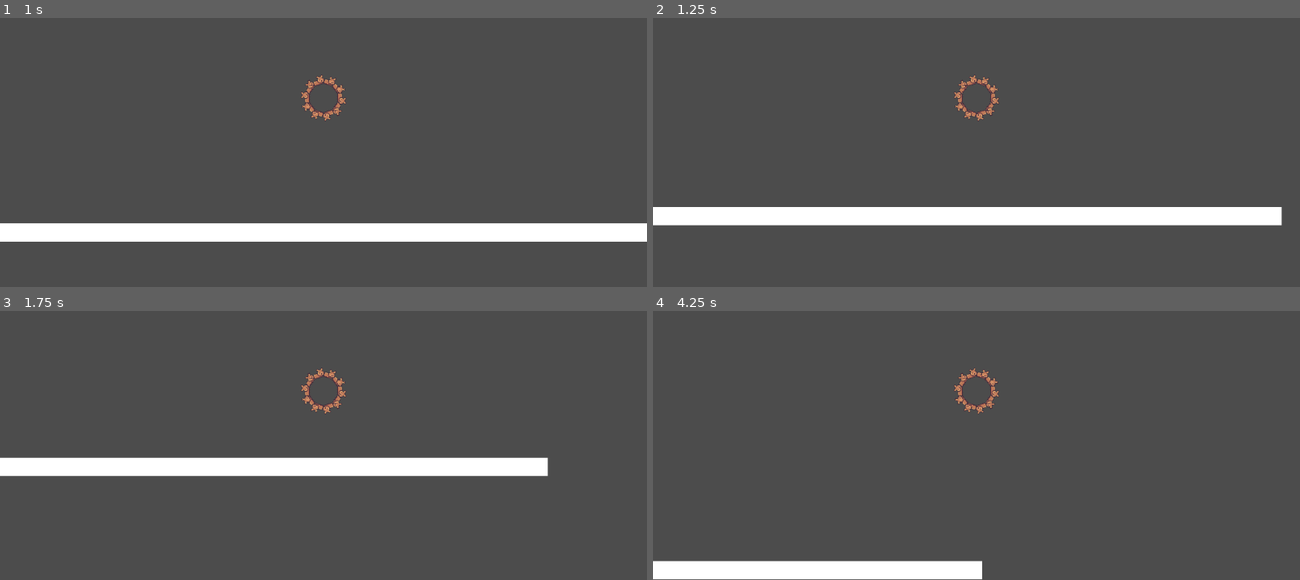
Above: before the commit, frames 1-4 (two rows, left to right).
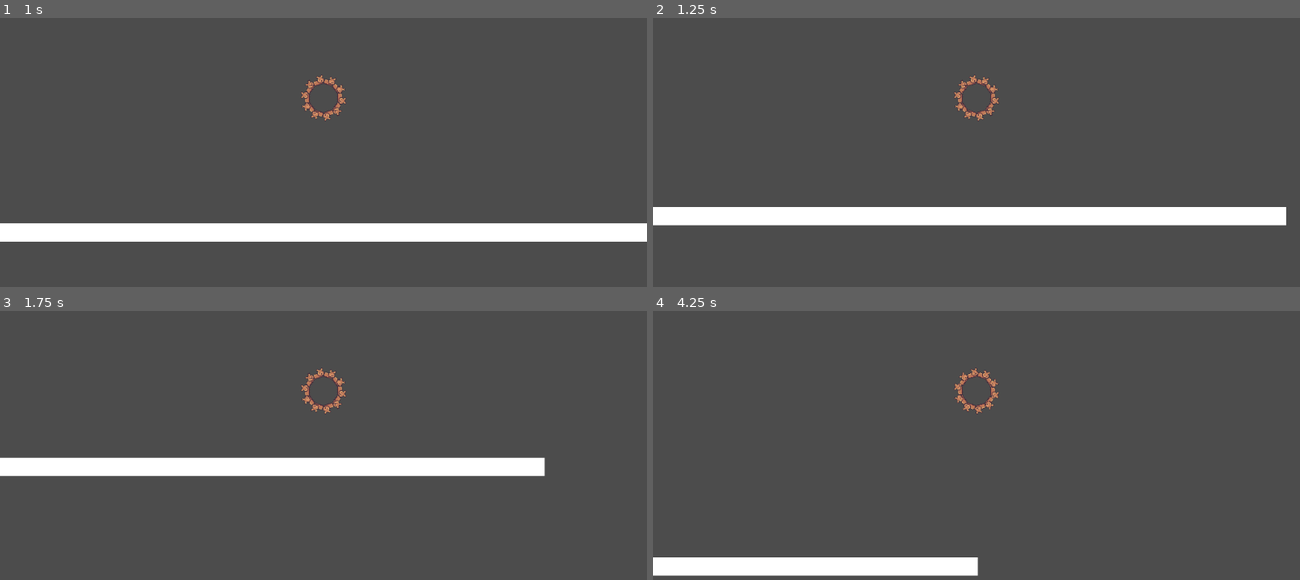
Above: after the commit, the same moments.

Repository: MichaelBelousov/optt-multiplayer-jam
Game: Godot game, scene res://src/test.tscn
The game is run twice, just before and just after one commit, with the same random seed, the same clock (stepped at 60 frames per second) and the same inputs. This scene is started directly instead of the project's main scene.
Inputs:
- Up to frame 1 (1 s): hold D (move_right) from 0.53 s (still down); tap Left (p2_move_left, bound only after the commit) at 0.6 s; tap Right (p2_move_right, bound only after the commit) at 0.8 s
- Up to frame 2 (1.25 s): keep holding D (move_right)
- Up to frame 3 (1.75 s): release D (move_right) at 1.28 s; hold A (move_left) from 1.28 s (still down); tap Right (p2_move_right, bound only after the commit) at 1.35 s; tap Up (p2_move_up, bound only after the commit) at 1.55 s
- Up to frame 4 (4.25 s): release A (move_left) at 2.03 s; hold D (move_right) 2.03-2.78 s; hold Up (p2_move_up, bound only after the commit) 2.03-2.78 s; tap Left (p2_move_left, bound only after the commit) at 2.3, 2.85 s; hold W (move_up) 2.78-3.53 s; tap Right (p2_move_right, bound only after the commit) at 3.05, 3.6 s; hold A (move_left) from 3.53 s (still down); hold Up (p2_move_up, bound only after the commit) from 3.53 s (still down)

Frame 1 is identical in both runs. In frame 2, less than 0.1% of the frame differs, in the area x 97-98%, y 70-78%; in frame 3, less than 0.1%; in frame 4, 2.0%, in the area x 0-54%, y 21-100%.

Commit message:
synchronize input state to master

Diff:
--- a/project.godot
+++ b/project.godot
@@ -60,6 +60,26 @@
 "events": [ Object(InputEventKey,"resource_local_to_scene":false,"resource_name":"","device":0,"alt":false,"shift":false,"control":false,"meta":false,"command":false,"pressed":false,"scancode":0,"physical_scancode":83,"unicode":0,"echo":false,"script":null)
  ]
 }
+p2_move_left={
+"deadzone": 0.5,
+"events": [ Object(InputEventKey,"resource_local_to_scene":false,"resource_name":"","device":0,"alt":false,"shift":false,"control":false,"meta":false,"command":false,"pressed":false,"scancode":0,"physical_scancode":16777231,"unicode":0,"echo":false,"script":null)
+ ]
+}
+p2_move_right={
+"deadzone": 0.5,
+"events": [ Object(InputEventKey,"resource_local_to_scene":false,"resource_name":"","device":0,"alt":false,"shift":false,"control":false,"meta":false,"command":false,"pressed":false,"scancode":0,"physical_scancode":16777233,"unicode":0,"echo":false,"script":null)
+ ]
+}
+p2_move_up={
+"deadzone": 0.51,
+"events": [ Object(InputEventKey,"resource_local_to_scene":false,"resource_name":"","device":0,"alt":false,"shift":false,"control":false,"meta":false,"command":false,"pressed":false,"scancode":0,"physical_scancode":16777232,"unicode":0,"echo":false,"script":null)
+ ]
+}
+p2_move_down={
+"deadzone": 0.5,
+"events": [ Object(InputEventKey,"resource_local_to_scene":false,"resource_name":"","device":0,"alt":false,"shift":false,"control":false,"meta":false,"command":false,"pressed":false,"scancode":0,"physical_scancode":16777234,"unicode":0,"echo":false,"script":null)
+ ]
+}
 
 [physics]
 
--- a/src/hamster_wheel.gd
+++ b/src/hamster_wheel.gd
@@ -7,9 +7,12 @@
 
 export var Hamster: PackedScene
 
+remote var p2_x_input := 0.0
+remote var p2_space_state := false
 
 func _ready() -> void:
-	rpc_config("global_position", MultiplayerAPI.RPC_MODE_REMOTE)
+	rset_config("global_position", MultiplayerAPI.RPC_MODE_MASTERSYNC)
+
 	$RayCast2D.set_as_toplevel(true)
 	for _i in 10:
 		add_hamster()
@@ -35,19 +38,22 @@
 		child.position = Vector2(BASE_RADIUS * (get_child_count() - 3), 0).rotated((child.get_index() - 1.0) / (get_child_count() - 2) * (2 * PI))
 		child.rotation = (child.get_index() - 1.0) / (get_child_count() - 2) * (2 * PI)
 
-
 func _physics_process(delta: float) -> void:
 	# TODO: duplicate input values by synchronized input of other player(s)
-	var input := Vector2(Input.get_axis("move_left", "move_right"), 0)
+	var p1_input = Input.get_axis("move_left", "move_right")
+	var p2_input = Input.get_axis("p2_move_left", "p2_move_right")
+	var input := Vector2(p1_input + p2_input, 0)
 	apply_impulse(-input * BASE_RADIUS * (get_child_count() - 3), input * BASE_IMPULSE * (get_child_count() - 2) * delta)
 	if Input.is_action_pressed("move_up") and $RayCast2D.is_colliding():
 		apply_impulse(-Vector2.UP * BASE_RADIUS * (get_child_count() - 3), Vector2.UP * JUMP_FORCE * (get_child_count() - 2))
 	$RayCast2D.position = position
 	$RayCast2D.cast_to = Vector2(0, BASE_RADIUS * (get_child_count() - 3) + 64)
 
+
 func _process(_delta: float) -> void:
 	if is_network_master():
 		rset_unreliable("global_position", global_position)
 	else:
-		# TODO: synchronize input state to master (per connection?)
-		pass
+		# NOTE: may want to do this on _input for less lag?
+	  rset_unreliable("p2_x_input", Input.get_axis("p2_move_left", "p2_move_right"))
+	  rset_unreliable("p2_space_state", Input.is_action_pressed("p2_move_up"))
